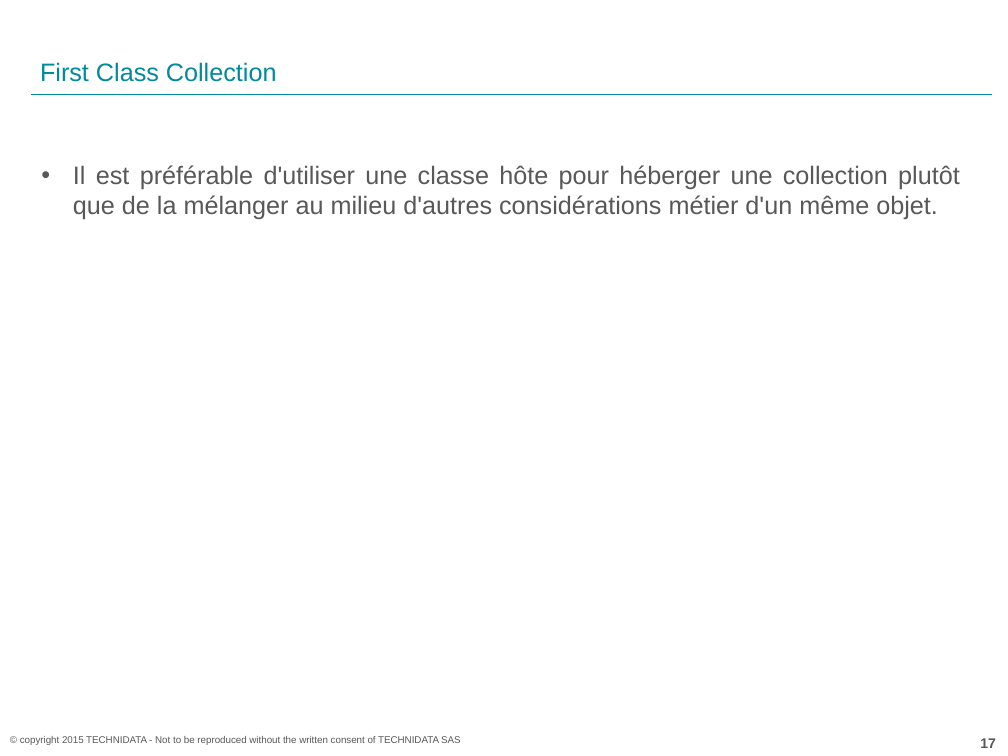
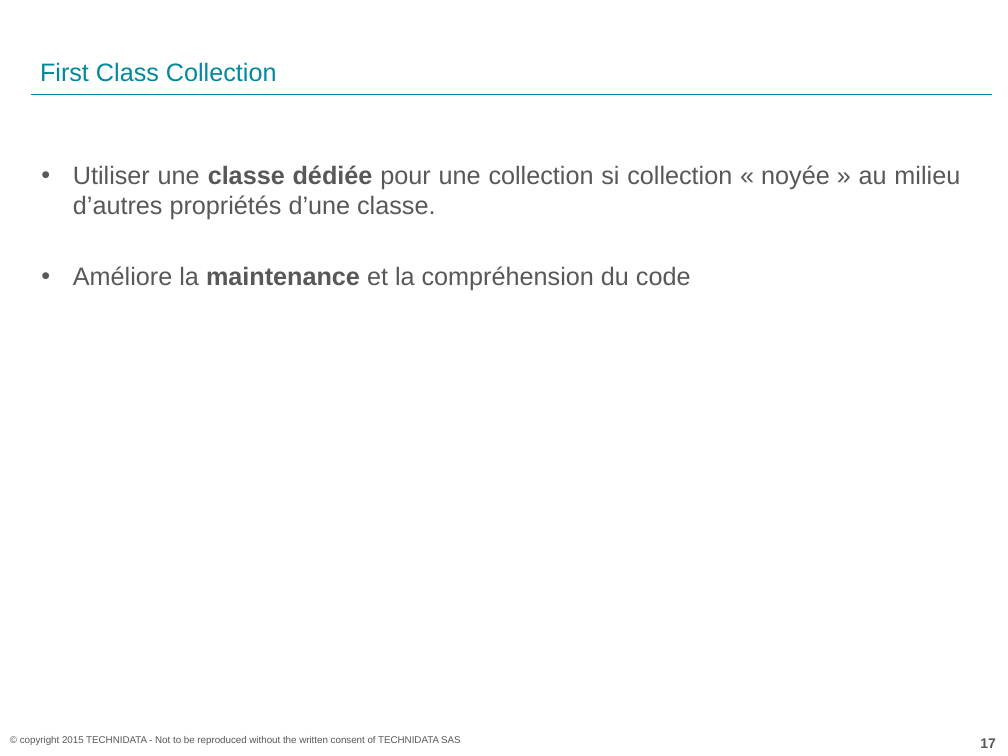
Before and after one commit to acoudene/ObjectCalisthenics, a slide deck: slide 17 of ObjectCalisthenics.pptx. Drawn at 1008x756 pixels with LibreOffice and Linux fonts; fonts in the diff are those of the drawing; background and template pictures are left out. Boxes give left, top, right and bottom in pixels: in the first picture for what was removed or moved away, otherwise in the second. Text is boxed around its words. In the diff, an @@ line names an element or a change of style, - is before the commit and + after.

```diff
--- a/ObjectCalisthenics.pptx
+++ b/ObjectCalisthenics.pptx
@@ text at <box>73,165,960,290</box>: text changed @@
-• Il est préférable d'utiliser une classe hôte pour héberger une collection plutôt que de la mélanger au milieu d'autres considérations métier d'un même objet.
+• Utiliser une classe dédiée pour une collection si collection « noyée » au milieu d’autres propriétés d’une classe.
+• Améliore la maintenance et la compréhension du code
```
Also in this commit, not shown: 21 other slides changed.
